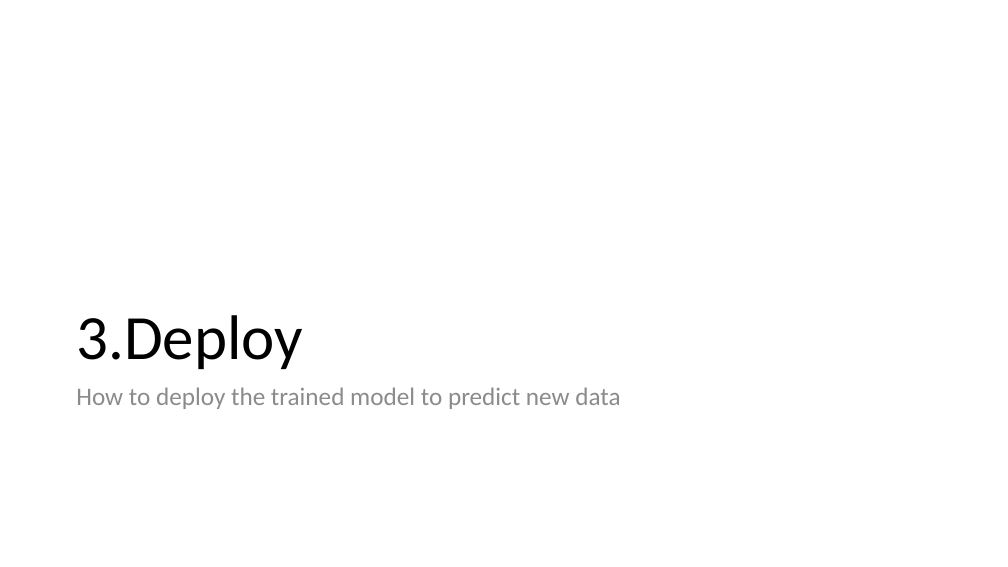
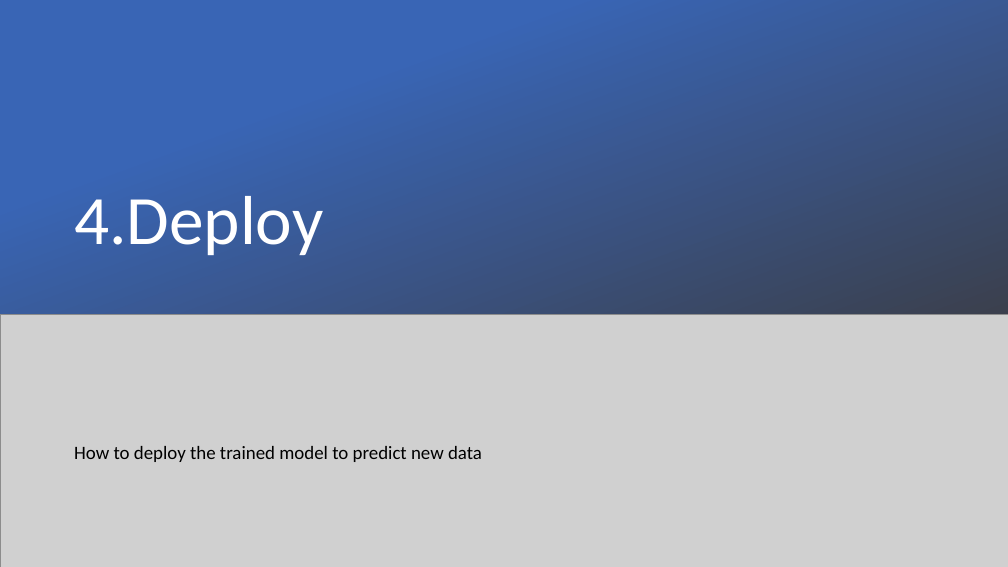
Before and after one commit to samuelstelzer/twitter_sentiment_analysis, a slide deck: slide 24 of handson_workshop.pptx (slide 23 before the commit). Drawn at 1008x567 pixels with LibreOffice and Linux fonts; fonts in the diff are those of the drawing; grey boxes stand for pictures. Boxes give left, top, right and bottom in pixels: in the first picture for what was removed or moved away, otherwise in the second. Text is boxed around its words. In the diff, an @@ line names an element or a change of style, - is before the commit and + after.

```diff
--- a/handson_workshop.pptx
+++ b/handson_workshop.pptx
@@ rectangle added at (0, 0, 1008, 461), fill gradient #3965B5 to #3B3838 @@
@@ title "4.Deploy" at (74, 196, 323, 255): vertical alignment bottom to middle @@
@@ title at (74, 196, 323, 255): text changed; size 60 to 66 pt; text colour #000000 to #FFFFFF @@
-3.Deploy
+4.Deploy
@@ picture added at (0, 315, 1008, 567) @@
@@ text "How to deploy the trained ...": place and size @@
-text "How to deploy the trained ..." at (76, 387, 620, 409)
+text "How to deploy the trained ..." at (74, 446, 482, 462)
@@ text "How to deploy the trained ..." at (74, 446, 482, 462): size 24 to 18 pt, text colour #8C8C8C to #000000 @@
```
Also in this commit, not shown: 6 other slides changed, 1 slide added.
